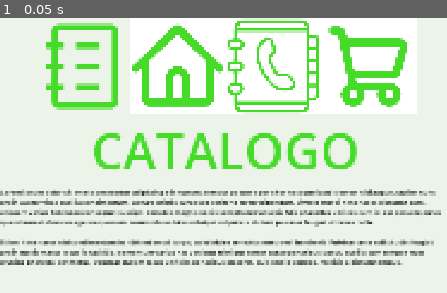
Above: before the commit, frame 1.
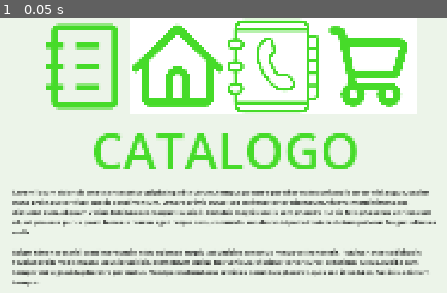
Above: after the commit, the same moment.

Repository: mike7d7/progra-6
Game: Godot game, scene res://control.tscn
Same seed, same stepped clock (60 frames per second), same inputs: the game is played once before the commit and once after it.
Inputs:
- Up to frame 1 (0.05 s): no input

The runs differ from the first frame. In frame 1, 9.7% of the frame differs, in the area x 0-99%, y 62-98%.

Commit message:
add lateral padding

Diff:
--- a/control.tscn
+++ b/control.tscn
@@ -31,6 +31,13 @@
 
 [sub_resource type="StyleBoxFlat" id="StyleBoxFlat_eh0v1"]
 bg_color = Color(0.92549, 0.956863, 0.913725, 1)
+
+[sub_resource type="StyleBoxFlat" id="StyleBoxFlat_g31lc"]
+bg_color = Color(0.92549, 0.956863, 0.913725, 1)
+border_width_left = 30
+border_width_right = 30
+border_width_bottom = 30
+border_color = Color(0.8, 0.8, 0.8, 0)
 
 [node name="Control" type="Control"]
 layout_mode = 3
@@ -66,7 +73,12 @@
 tab_3/icon = ExtResource("4_6a6wx")
 script = ExtResource("5_iy58a")
 
-[node name="BetterTabContainer" type="ScrollContainer" parent="VBoxContainer"]
+[node name="PanelContainer" type="PanelContainer" parent="VBoxContainer"]
+layout_mode = 2
+size_flags_vertical = 3
+theme_override_styles/panel = SubResource("StyleBoxFlat_g31lc")
+
+[node name="BetterTabContainer" type="ScrollContainer" parent="VBoxContainer/PanelContainer"]
 unique_name_in_owner = true
 layout_mode = 2
 size_flags_vertical = 3
@@ -75,16 +87,16 @@
 script = ExtResource("5_sky72")
 metadata/_custom_type_script = "uid://cxtfepdg0uqig"
 
-[node name="catalago" parent="VBoxContainer/BetterTabContainer" instance=ExtResource("8_6a6wx")]
+[node name="catalago" parent="VBoxContainer/PanelContainer/BetterTabContainer" instance=ExtResource("8_6a6wx")]
 layout_mode = 2
 
-[node name="inicio" parent="VBoxContainer/BetterTabContainer" instance=ExtResource("6_fj5cn")]
+[node name="inicio" parent="VBoxContainer/PanelContainer/BetterTabContainer" instance=ExtResource("6_fj5cn")]
 layout_mode = 2
 
-[node name="contacto" parent="VBoxContainer/BetterTabContainer" instance=ExtResource("9_0ytqx")]
+[node name="contacto" parent="VBoxContainer/PanelContainer/BetterTabContainer" instance=ExtResource("9_0ytqx")]
 layout_mode = 2
 
-[node name="carrito" parent="VBoxContainer/BetterTabContainer" instance=ExtResource("10_pxugv")]
+[node name="carrito" parent="VBoxContainer/PanelContainer/BetterTabContainer" instance=ExtResource("10_pxugv")]
 layout_mode = 2
 
 [connection signal="tab_clicked" from="VBoxContainer/TabBar" to="VBoxContainer/TabBar" method="_on_tab_clicked"]
Not shown: 1 places in control.tscn that only renumber resources
